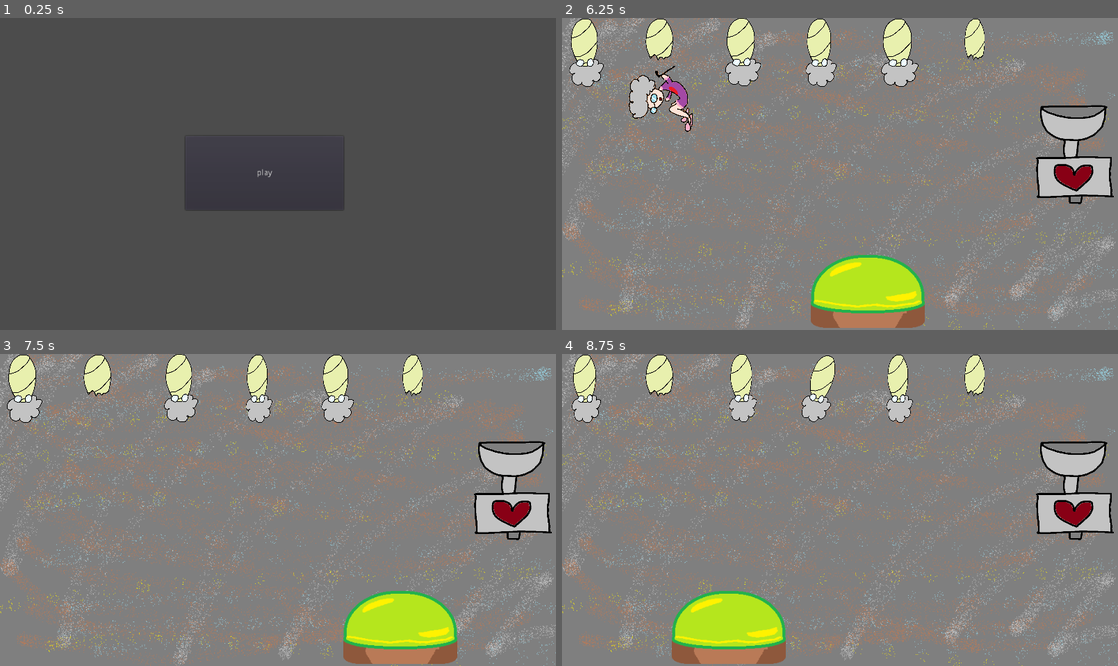
Above: before the commit, frames 1-4 (two rows, left to right).
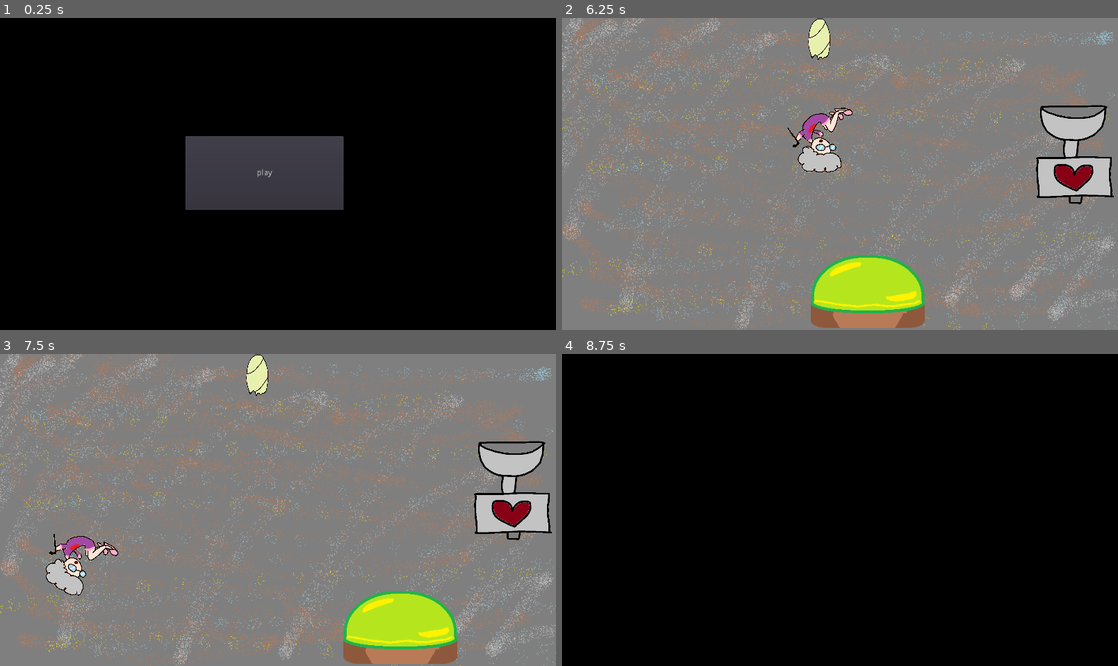
Above: after the commit, the same moments.

Repository: papabirb/LD52
Game: Godot game, scene res://Main Menu.tscn
Same seed, same stepped clock (60 frames per second), same inputs: the game is played once before the commit and once after it.
Inputs (mouse positions are in pixels of both pictures, inside the frame that each line leads up to):
- Up to frame 1 (0.25 s): no input
- Up to frame 2 (6.25 s): click "play" at 0.5 s; move the mouse to (962, 158) at 1.27 s; move the mouse to (728, 189) at 2.02 s; move the mouse to (895, 105) at 2.77 s; move the mouse to (812, 236) at 3.52 s; move the mouse to (1006, 220) at 4.27 s; move the mouse to (673, 127) at 5.02 s; move the mouse to (867, 174) at 5.77 s
- Up to frame 3 (7.5 s): move the mouse to (194, 432) at 6.52 s; move the mouse to (400, 494) at 7.27 s
- Up to frame 4 (8.75 s): move the mouse to (728, 525) at 8.02 s

The runs differ from the first frame. In frame 1, 93% of the frame differs, in the area x 0-100%, y 0-100%; in frame 2, 6.6%; in frame 3, 5.2%; in frame 4, 99%.

Commit message:
lots of more stuff

Diff:
--- a/Grammy.gd
+++ b/Grammy.gd
@@ -5,7 +5,18 @@
 	GrammyHandler.canSpawn = true
 	queue_free()
 
+func despawn_grammy_with_scoring():
+	GrammyHandler.score += 1
+	# fixed in 4.0 apparently but for now, necessary to do this bc screen exited fires on queue_Free, upside down smiley face
+	$VisibilityNotifier2D.disconnect("screen_exited", self, "_on_VisibilityNotifier2D_screen_exited")
+	despawn_grammy()
 
 func _on_VisibilityNotifier2D_screen_exited():
 	# Play SFX
+	GrammyHandler.strikes += 1
 	despawn_grammy()
+
+func _on_Grammy_body_entered(body):
+	if body.name == "PlayerPaddle":
+		pass
+		#play random granny quotes
--- a/Grammy.tscn
+++ b/Grammy.tscn
@@ -16,7 +16,9 @@
 collision_mask = 3
 mass = 0.01
 physics_material_override = SubResource( 2 )
-gravity_scale = 15.0
+gravity_scale = 10.0
+contacts_reported = 2
+contact_monitor = true
 script = ExtResource( 2 )
 
 [node name="Sprite" type="Sprite" parent="."]
@@ -29,4 +31,8 @@
 
 [node name="VisibilityNotifier2D" type="VisibilityNotifier2D" parent="."]
 
+[node name="AudioStreamPlayer" type="AudioStreamPlayer" parent="."]
+bus = "Voice"
+
+[connection signal="body_entered" from="." to="." method="_on_Grammy_body_entered"]
 [connection signal="screen_exited" from="VisibilityNotifier2D" to="." method="_on_VisibilityNotifier2D_screen_exited"]
--- a/GrammyHandler.gd
+++ b/GrammyHandler.gd
@@ -1,6 +1,7 @@
 extends Node
 
 var canSpawn = true
+var total_score = 0
 var score = 0
 var strikes = 0
 var necessary_score = 0
@@ -9,6 +10,16 @@
 var total_grammies = 0
 var current_level = null
 var win = false
+
+var menu = "res://Main Menu.tscn"
+var endscreen = "res://endscreen.tscn"
+
+#tutorial, easy, medium, hard, bonus, main menu (or final end screen)
+var level = ["res://Tutorial.tscn", menu]
+var next_level = 0
+
+var granny_totals = [1, 3, 6, 9, 12, 0 ]
+var win_percentages = [1, .3, .5, .75, 0, 0]
 
 
 func _process(delta):
@@ -20,16 +31,25 @@
 		current_percentage = score/total_grammies
 
 func end_logic():
-	if score + strikes == total_grammies:
-		if score >= necessary_score: win = true
-		#Go to between-level end screen
+	var testcase = score + strikes
+	if testcase == total_grammies and total_grammies > 0:
+		if score >= necessary_score:
+			win = true
+			next_level += 1
+		get_tree().change_scene(endscreen)
 
-func reset(grammy_total, target_percent, curr_level):
+func reset():
 	canSpawn = true
 	win = false
+	total_score += score
 	score = 0
 	strikes = 0
-	total_grammies = grammy_total
-	target_percentage = target_percent
-	necessary_score = int(target_percentage * total_grammies)
-	current_level = curr_level
+	total_grammies = granny_totals[next_level]
+	target_percentage = win_percentages[next_level]
+	necessary_score = int(ceil(target_percentage * total_grammies))
+	current_level = level[next_level]
+
+func full_reset():
+	reset()
+	next_level = 0
+	total_score = 0
--- a/GrammyWiggler.gd
+++ b/GrammyWiggler.gd
@@ -20,5 +20,4 @@
 	if body.name == "Grammy":
 		#Animation?
 		#SFX?
-		GrammyHandler.score += 1
-		body.despawn_grammy()
+		body.despawn_grammy_with_scoring()
--- a/Main Menu button.gd
+++ b/Main Menu button.gd
@@ -1,7 +1,5 @@
 extends Button
 
-export(String, FILE) var nextScenePath
-
 func _on_Start_Game_pressed():
-	GrammyHandler.reset(6, .6, nextScenePath)
-	get_tree().change_scene(nextScenePath)
+	GrammyHandler.reset()
+	get_tree().change_scene(GrammyHandler.level[GrammyHandler.next_level])
--- a/Main Menu.tscn
+++ b/Main Menu.tscn
@@ -1,8 +1,13 @@
-[gd_scene load_steps=2 format=2]
+[gd_scene load_steps=3 format=2]
 
 [ext_resource path="res://Main Menu button.gd" type="Script" id=1]
+[ext_resource path="res://black bg.png" type="Texture" id=2]
 
 [node name="Node2D" type="Node2D"]
+
+[node name="Sprite" type="Sprite" parent="."]
+texture = ExtResource( 2 )
+centered = false
 
 [node name="Start Game" type="Button" parent="."]
 margin_left = 316.0
@@ -11,6 +16,5 @@
 margin_bottom = 328.0
 text = "play"
 script = ExtResource( 1 )
-nextScenePath = "res://Tutorial.tscn"
 
 [connection signal="pressed" from="Start Game" to="Start Game" method="_on_Start_Game_pressed"]
--- a/PlayerPaddle.gd
+++ b/PlayerPaddle.gd
@@ -1,4 +1,4 @@
-extends StaticBody2D
+extends RigidBody2D
 
 
 # Declare member variables here. Examples:
@@ -8,10 +8,17 @@
 
 # Called when the node enters the scene tree for the first time.
 func _ready():
-	pass # Replace with function body.
+	randomize()
 
 
 # Called every frame. 'delta' is the elapsed time since the previous frame.
 func _process(delta):
 	var mousePos = get_global_mouse_position()
 	position.x = mousePos.x
+
+
+func _on_PlayerPaddle_body_entered(body):
+	print("hewwo?")
+	if body.name == "Grammy":
+		$AudioStreamPlayer.pitch_scale = rand_range(0.25,1.75)
+		$AudioStreamPlayer.play()
--- a/PlayerPaddle.tscn
+++ b/PlayerPaddle.tscn
@@ -2,17 +2,17 @@
 
 [ext_resource path="res://paddle placeholder or final maybe.png" type="Texture" id=1]
 [ext_resource path="res://PlayerPaddle.gd" type="Script" id=2]
-
-[sub_resource type="PhysicsMaterial" id=1]
-friction = 0.0
+[ext_resource path="res://ace throat doink.wav" type="AudioStream" id=3]
 
 [sub_resource type="CapsuleShape2D" id=2]
 radius = 55.0
 height = 70.0
 
-[node name="PlayerPaddle" type="StaticBody2D"]
-constant_linear_velocity = Vector2( 0, -150 )
-physics_material_override = SubResource( 1 )
+[node name="PlayerPaddle" type="RigidBody2D"]
+mode = 3
+gravity_scale = 0.0
+contacts_reported = 5
+contact_monitor = true
 script = ExtResource( 2 )
 
 [node name="Sprite" type="Sprite" parent="."]
@@ -22,3 +22,9 @@
 position = Vector2( 1, 0 )
 rotation = 1.5708
 shape = SubResource( 2 )
+
+[node name="AudioStreamPlayer" type="AudioStreamPlayer" parent="."]
+stream = ExtResource( 3 )
+bus = "SFX"
+
+[connection signal="body_entered" from="." to="." method="_on_PlayerPaddle_body_entered"]
--- a/Tutorial.tscn
+++ b/Tutorial.tscn
@@ -40,22 +40,7 @@
 [node name="Pupas" type="Node2D" parent="."]
 
 [node name="GrammyPupa" parent="Pupas" instance=ExtResource( 1 )]
-position = Vector2( 41, 59 )
-
-[node name="GrammyPupa2" parent="Pupas" instance=ExtResource( 1 )]
-position = Vector2( 308, 58 )
-
-[node name="GrammyPupa4" parent="Pupas" instance=ExtResource( 1 )]
 position = Vector2( 441, 59 )
-
-[node name="GrammyPupa5" parent="Pupas" instance=ExtResource( 1 )]
-position = Vector2( 575, 59 )
-
-[node name="GrammyPupa6" parent="Pupas" instance=ExtResource( 1 )]
-position = Vector2( 706, 59 )
-
-[node name="GrammyPupa3" parent="Pupas" instance=ExtResource( 1 )]
-position = Vector2( 169, 59 )
 
 [node name="GrammyWiggler" parent="." instance=ExtResource( 2 )]
 position = Vector2( 876, 235 )
--- /dev/null
+++ b/default_bus_layout.tres
@@ -0,0 +1,21 @@
+[gd_resource type="AudioBusLayout" format=2]
+
+[resource]
+bus/1/name = "SFX"
+bus/1/solo = false
+bus/1/mute = false
+bus/1/bypass_fx = false
+bus/1/volume_db = 0.0
+bus/1/send = "Master"
+bus/2/name = "Voice"
+bus/2/solo = false
+bus/2/mute = false
+bus/2/bypass_fx = false
+bus/2/volume_db = 0.0
+bus/2/send = "Master"
+bus/3/name = "Music"
+bus/3/solo = false
+bus/3/mute = false
+bus/3/bypass_fx = false
+bus/3/volume_db = 0.0
+bus/3/send = "Master"
--- /dev/null
+++ b/endscreen.tscn
@@ -0,0 +1,9 @@
+[gd_scene load_steps=2 format=2]
+
+[ext_resource path="res://black bg.png" type="Texture" id=1]
+
+[node name="endscreen" type="Node2D"]
+
+[node name="Sprite" type="Sprite" parent="."]
+texture = ExtResource( 1 )
+centered = false
Not shown, added: ace throat doink.wav.import
Binary file added: black bg.png
Not shown, added: black bg.png.import
Not shown, added: ace throat doink.wav
